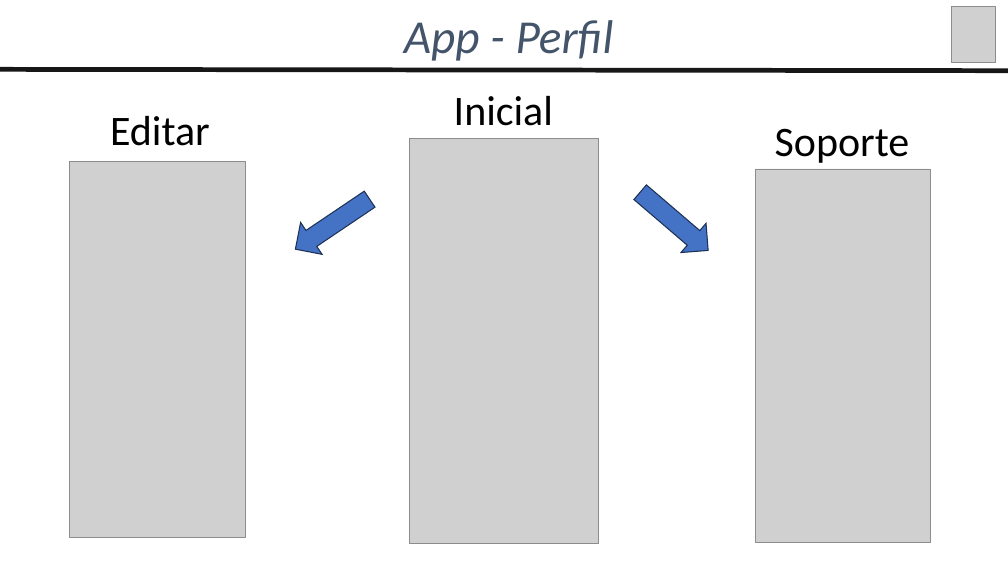
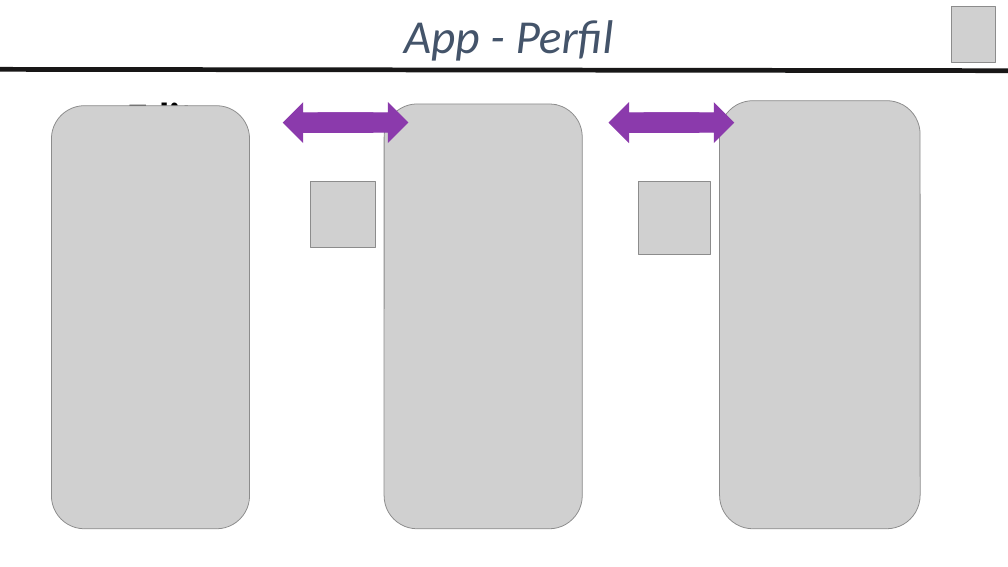
Before and after one commit to agchivite/Wewiza, a slide deck: slide 15 of 02_Documentacion/Presentacion_Wewiza.pptx. Drawn at 1008x567 pixels with LibreOffice and Linux fonts; fonts in the diff are those of the drawing; grey boxes stand for pictures. Boxes give left, top, right and bottom in pixels: in the first picture for what was removed or moved away, otherwise in the second. Text is boxed around its words. In the diff, an @@ line names an element or a change of style, - is before the commit and + after.

```diff
--- a/02_Documentacion/Presentacion_Wewiza.pptx
+++ b/02_Documentacion/Presentacion_Wewiza.pptx
@@ text "Editar": place and size @@
-text "Editar" at bbox=[110, 116, 210, 146]
+text "Editar" at bbox=[127, 98, 229, 108]
@@ bold on, underline on in 3 elements at bbox=[456, 99, 559, 106], bbox=[127, 98, 229, 108], bbox=[764, 99, 901, 104] @@
@@ text "Soporte": place and size @@
-text "Soporte" at bbox=[775, 128, 910, 163]
+text "Soporte" at bbox=[764, 99, 901, 104]
@@ picture: place and size @@
-picture at bbox=[70, 162, 246, 538]
+picture at bbox=[51, 106, 250, 529]
@@ right arrow at bbox=[284, 104, 373, 142]: fill #4472C4 to #8B3AAC; outline #1E3256 1 pt to #8B3AAC 1 pt; rotation 146 to 180 degrees @@
@@ right arrow added at bbox=[318, 104, 408, 142], fill #8B3AAC, outline #8B3AAC 1 pt @@
@@ picture: place and size @@
-picture at bbox=[410, 138, 599, 543]
+picture at bbox=[384, 104, 582, 529]
@@ right arrow added at bbox=[609, 104, 699, 142], fill #8B3AAC, outline #8B3AAC 1 pt @@
@@ right arrow added at bbox=[644, 104, 734, 142], fill #8B3AAC, outline #8B3AAC 1 pt @@
@@ picture: place and size @@
-picture at bbox=[755, 169, 930, 543]
+picture at bbox=[720, 101, 920, 529]
@@ right arrow removed at bbox=[628, 178, 721, 265] @@
@@ picture added at bbox=[310, 182, 375, 247] @@
@@ picture added at bbox=[638, 182, 711, 255] @@
```
Also in this commit, not shown: 8 other slides changed, 3 other files.
